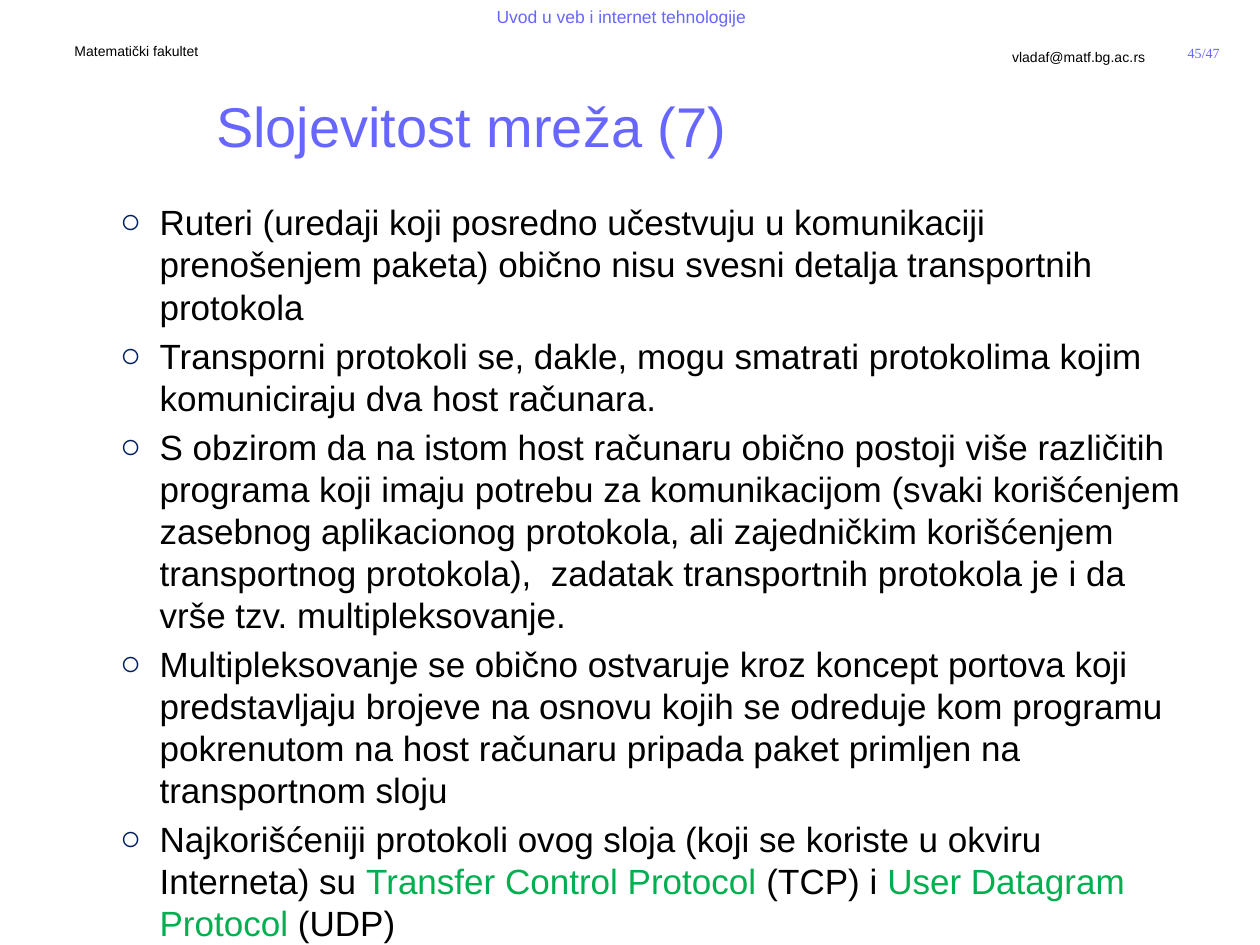
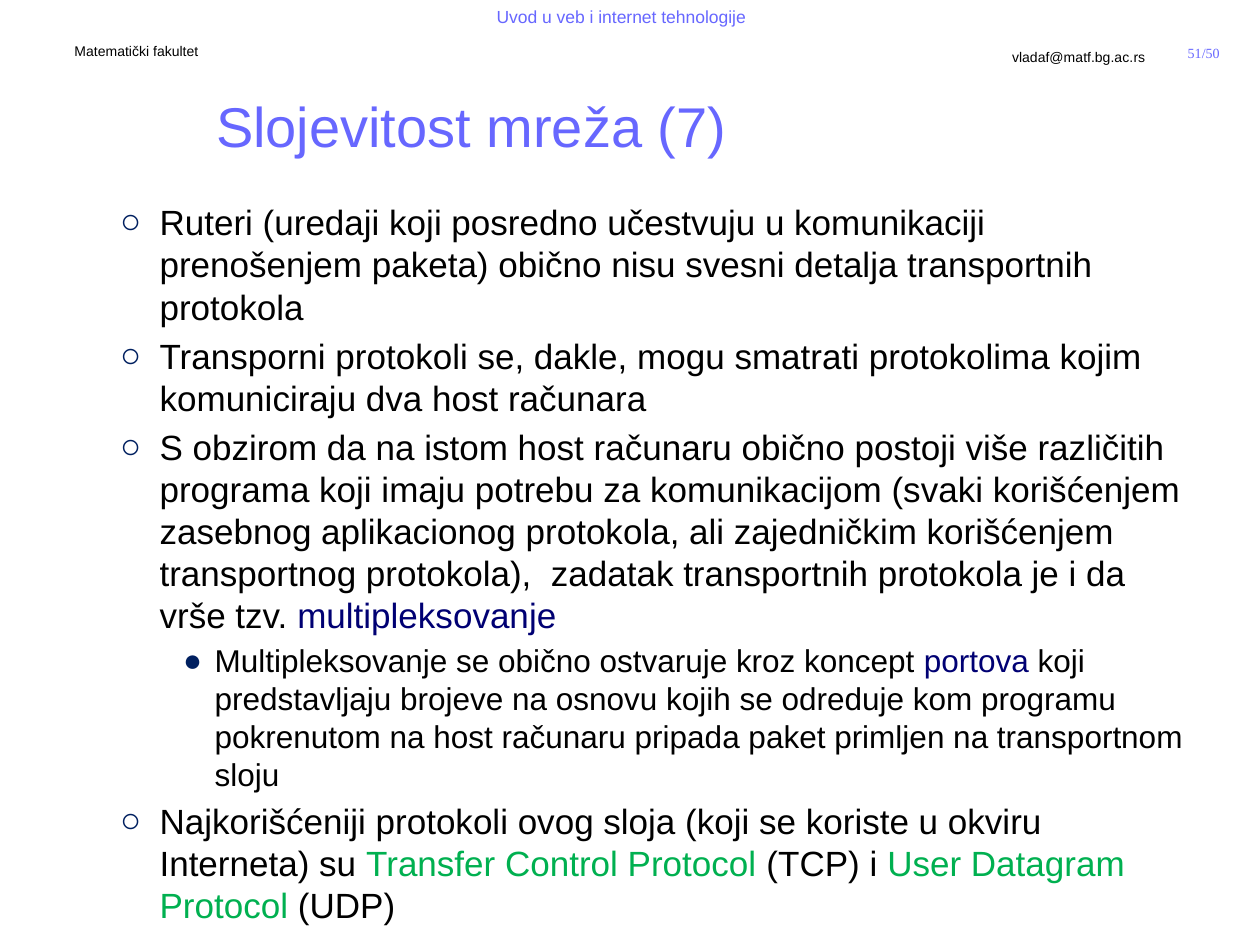
Before and after one commit to MatfUVIT/info, a slide deck: slide 51 of predavanja/prezentacije/UVIT01-01-Uvod u racunarske mreze.pptx (slide 45 before the commit). Drawn at 1260x945 pixels with LibreOffice and Linux fonts; fonts in the diff are those of the drawing; background and template pictures are left out. Boxes give left, top, right and bottom in pixels: in the first picture for what was removed or moved away, otherwise in the second. Text is boxed around its words. In the diff, an @@ line names an element or a change of style, - is before the commit and + after.

```diff
--- a/predavanja/prezentacije/UVIT01-01-Uvod u racunarske mreze.pptx
+++ b/predavanja/prezentacije/UVIT01-01-Uvod u racunarske mreze.pptx
@@ page number at (1188, 49, 1220, 58): text changed @@
-45/47
+51/50
@@ text at (160, 343, 1180, 634): text changed @@
-  ○ Transporni protokoli se, dakle, mogu smatrati protokolima kojim komuniciraju dva host računara.
-  ○ S obzirom da na istom host računaru obično postoji više različitih programa koji imaju potrebu za komunikacijom (svaki korišćenjem zasebnog aplikacionog protokola, ali zajedničkim korišćenjem transportnog protokola), zadatak transportnih protokola je i da vrše tzv. multipleksovanje.
+  ○ Transporni protokoli se, dakle, mogu smatrati protokolima kojim komuniciraju dva host računara
+  ○ S obzirom da na istom host računaru obično postoji više različitih programa koji imaju potrebu za komunikacijom (svaki korišćenjem zasebnog aplikacionog protokola, ali zajedničkim korišćenjem transportnog protokola), zadatak transportnih protokola je i da vrše tzv. multipleksovanje
@@ text at (215, 649, 1183, 792): size 20 to 18 pt in "Multipleksovanje se obično ostvaruje kroz koncept portova ..."; text colour #000000 to #000073 in "portova"; bullet ○ to ●; list level 2 to 3 in "Multipleksovanje se obično ostvaruje kroz ..." @@
```
Also in this commit, not shown: 26 other slides changed, 7 slides added, 1 slide removed, 4 other files.
